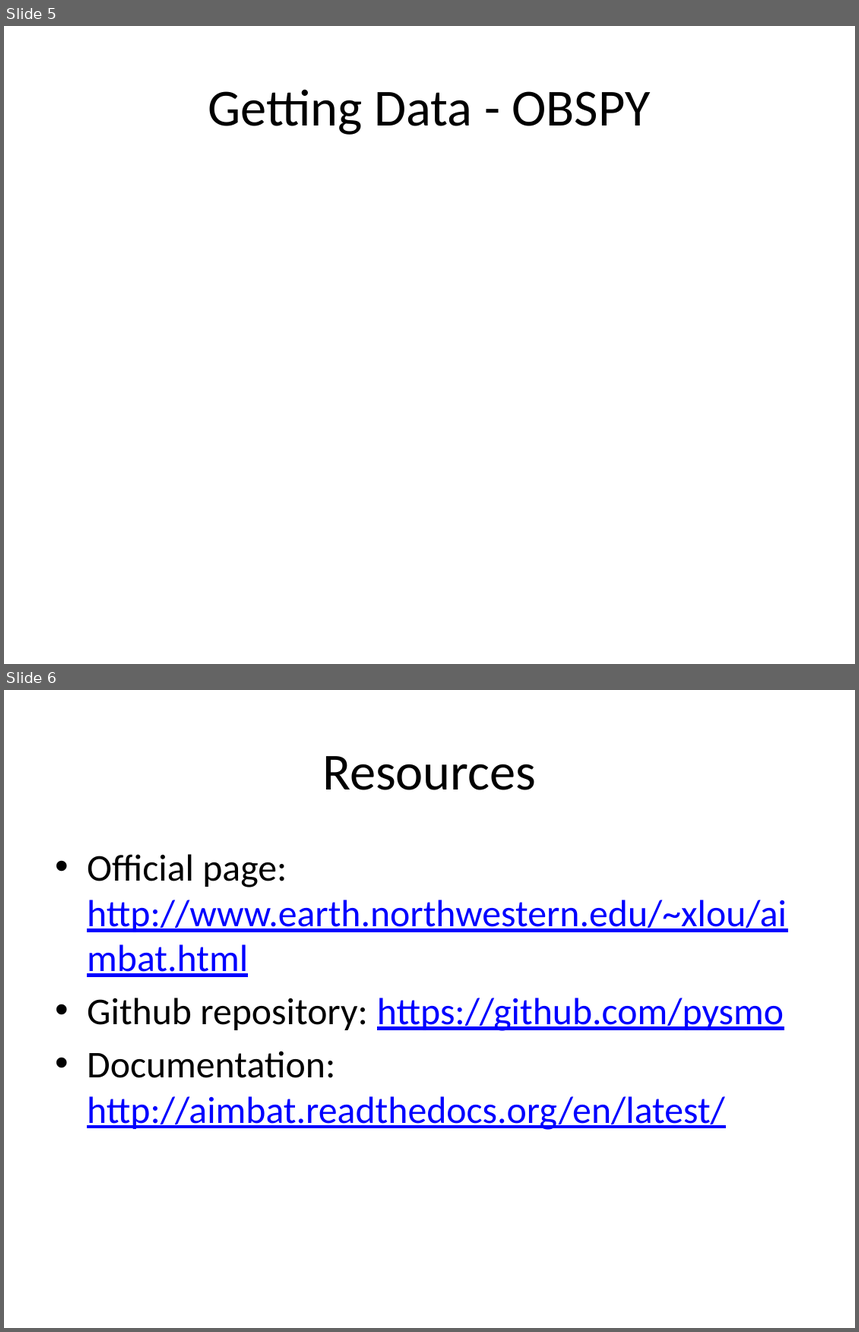
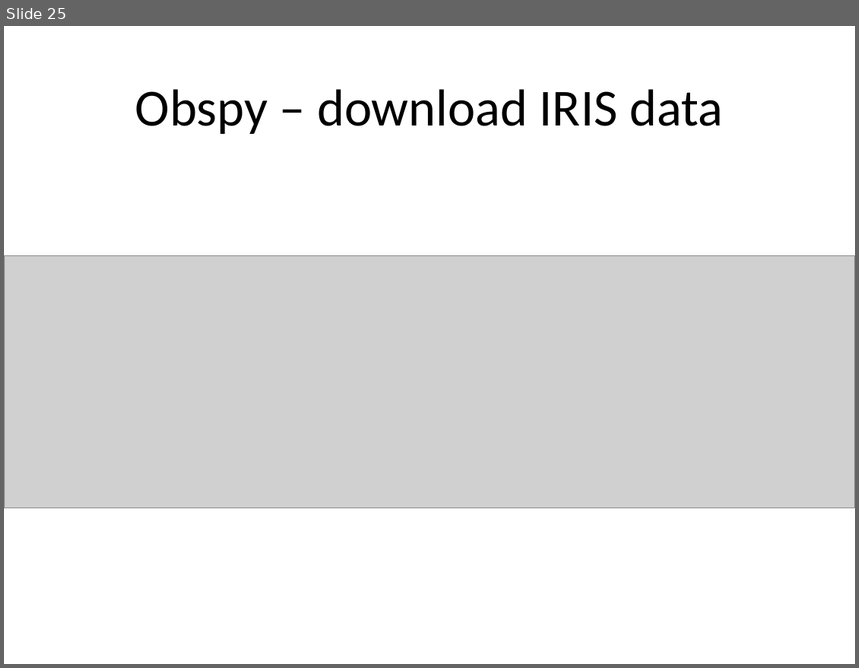
Before and after one commit to lkloh/USArray, a slide deck: AIMBAT/AIMBAT.pptx. Shown one above the other, each under a label of ours: slides 5 and 6 before the commit, slide 25 after it. The pictures are 859x1332 and 859x668 pixels, drawn with LibreOffice and Linux fonts; fonts in the diff are those of the drawing; grey boxes stand for pictures. Boxes give left, top, right and bottom in pixels: in the first picture for what was removed or moved away, otherwise in the second. Text is boxed around its words. In the diff, an @@ line names an element or a change of style, - is before the commit and + after.

```diff
--- a/AIMBAT/AIMBAT.pptx
+++ b/AIMBAT/AIMBAT.pptx
@@ slide 6 removed at (x1=4, y1=690, x2=855, y2=1328), background #FFFFFF @@
@@ title removed at (x1=322, y1=756, x2=536, y2=790) @@
-Resources
@@ text removed at (x1=87, y1=854, x2=787, y2=1130) @@
-• Official page: http://www.earth.northwestern.edu/~xlou/aimbat.html
-• Github repository: https://github.com/pysmo
-• Documentation: http://aimbat.readthedocs.org/en/latest/
@@ what was slide 5 is now slide 25 @@
@@ slide 25 changed as well @@
@@ title at (x1=135, y1=89, x2=723, y2=134): text changed @@
-Getting Data - OBSPY
+Obspy – download IRIS data
@@ picture added at (x1=4, y1=256, x2=855, y2=509) @@
```
Also in this commit, not shown: 4 other slides changed, 27 slides added, 1 other file.
